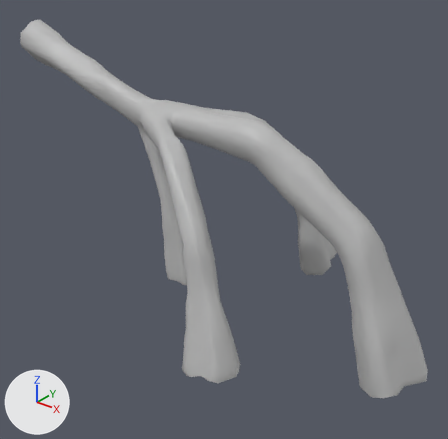
What one commit did to the FBX model Assets/Models/Baum_Wurzel_V.2.fbx.
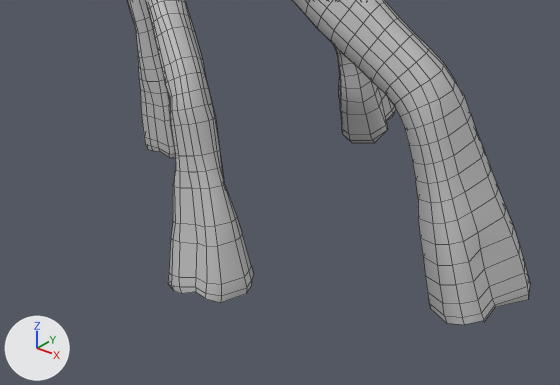
Old and new are each drawn whole from a camera (50 mm lens) standing at (3.64, -3.94, 3.18) and looking at (0.39, 0.12, 0.67) and again close up on the part from 15% to 100% of the width and 41% to 100% of the height. Every picture has the same lights, and +X, +Y and +Z are marked at lower left. The close-ups show mesh edges as thin lines. Where no turn or scale is listed for an object, it has been applied to the vertices.
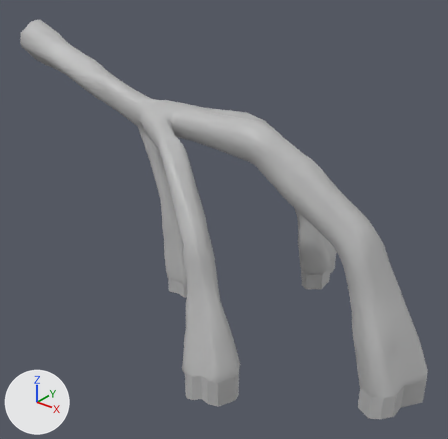
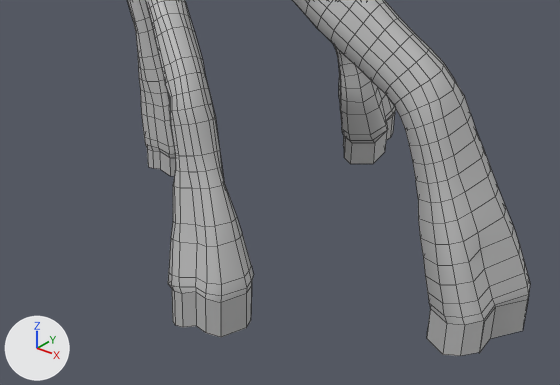
Location of each change, (x1, y1, x2, y2) in pixels of the close-ups (560 x 385 px):
```json
{"object": "polySurface12", "change": "reshaped", "before": [127, 0, 530, 325], "after": [127, 0, 530, 356]}
{"part": 1, "of": "me_mesh", "change": "added", "after": [172, 286, 528, 356]}
{"part": 2, "of": "me_mesh", "change": "built on", "after": [343, 113, 395, 164]}
{"part": 3, "of": "me_mesh", "change": "added", "after": [147, 149, 175, 176]}
```

The change, as JSON lines over the scene's bpy script:
```json
{"block": "me_mesh", "where": "# used by ob_polysurface12; location = (0.0, 0.0, 0.0)"}
{"block": "me_mesh", "where": "# verts and faces of me_mesh; kept vertices keep their numbers, new ones are numbered from 1739"}
{"block": "me_mesh", "where": "# before: 325 (0.1, -0.15, -0.03) at pixel (169, 157), 644 (0.05, 0.09, -0.04), 645 (0.13, 0.05, -0.02), 646 (0.16, -0.01, -0.02), 647 (0.14, -0.11, -0.03)"}
{"block": "me_mesh", "where": "# before: 909 (-0.17, -0.08, -0.06), 913 (-0.12, -0.01, -0.06), 920 (-0.13, 0.06, -0.07), 1114 (-0.12, -0.13, -0.05) at pixel (147, 148), 1115 (-0.07, -0.14, -0.04) at pixel (152, 150)"}
{"block": "me_mesh", "where": "# before: 1116 (-0.01, -0.13, -0.03) at pixel (159, 151), 1127 (-0.12, 0.13, -0.07), 1128 (-0.07, 0.15, -0.07), 1129 (-0.01, 0.14, -0.06)"}
{"op": "remove", "block": "me_mesh", "code": "me_mesh.from_pydata(...)  # 1739 vertices, 1703 faces; spans x -2.08..2.48, y -1.14..1.34, z -0.26..2.25"}
{"op": "add", "block": "me_mesh", "code": "me_mesh.from_pydata(...)  # 1798 vertices, 1763 faces; spans x -2.08..2.48, y -1.14..1.34, z -0.47..2.25"}
{"block": "me_mesh", "change": "me_mesh part 1"}
{"block": "me_mesh", "change": "15 new vertices lie (0.0, 0.0, -0.23) away from vertices in x 0.93..1.36, y -1.14..-0.72, z -0.11..0.04"}
{"block": "me_mesh", "change": "10 new vertices lie (0.0, 0.0, -0.21) away from vertices in x 1.96..2.48, y -0.3..0.23, z -0.26..-0.09"}
{"block": "me_mesh", "change": "6 new vertices lie (0.0, 0.0, -0.22) away from vertices in x 1.11..2.4, y -0.73..0.2, z -0.24..-0.08"}
{"block": "me_mesh", "change": "31 new faces join them"}
{"block": "me_mesh", "change": "me_mesh part 2"}
{"block": "me_mesh", "change": "2 vertices are removed from x 0.85, y 1.33..1.34, z 0.0..0.02"}
{"block": "me_mesh", "change": "2 faces are deleted"}
{"block": "me_mesh", "change": "2 vertices are added at (0.78, 0.95, -0.3), (0.76, 1.29, -0.18)"}
{"block": "me_mesh", "change": "14 new vertices lie (0.0, 0.0, -0.17) away from vertices in x 0.67..1.02, y 0.91..1.34, z -0.13..0.02"}
{"block": "me_mesh", "change": "17 new faces join them"}
{"block": "me_mesh", "change": "me_mesh part 3"}
{"op": "add", "block": "me_mesh", "code": "for new, old in zip([*range(1778, 1787)], [325, 644, 646, 647, 909, 913, 1114, 1128, 1129]): verts[new] = verts[old] + (0.0, 0.0, -0.14)"}
{"op": "add", "block": "me_mesh", "code": "for new, old in zip([*range(1793, 1798)], [645, 920, 1115, 1116, 1127]): verts[new] = verts[old] + (0.0, 0.0, -0.15)"}
{"op": "add", "block": "me_mesh", "code": "faces += [(325, 1116, 1796, 1778), (325, 1778, 1781, 647), (644, 1779, 1786, 1129), (644, 645, 1793, 1779), (645, 646, 1780, 1793), (646, 647, 1781, 1780)]"}
{"op": "add", "block": "me_mesh", "code": "faces += [(909, 913, 1783, 1782), (913, 920, 1794, 1783), (920, 1127, 1797, 1794), (1127, 1128, 1785, 1797), (909, 1782, 1784, 1114), (1114, 1784, 1795, 1115)]"}
{"op": "add", "block": "me_mesh", "code": "faces += [(1115, 1795, 1796, 1116), (1128, 1129, 1786, 1785)]"}
```
